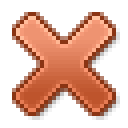
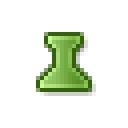
Layer changes from the first 128 x 128 image to the second:
showed group "green" (9 layers) over [12, 12, 112, 120]
showed group "pinclip on" (1st of 2, in "green") (1 layers), moved it into group "green" over [40, 36, 88, 88]
hid group "red" (7 layers) over [12, 12, 116, 116]
